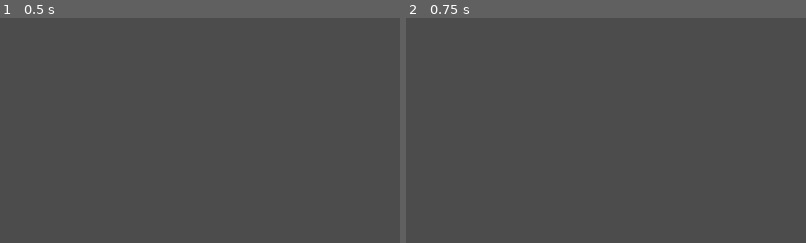
Above: before the commit, frames 1-2 (left to right).
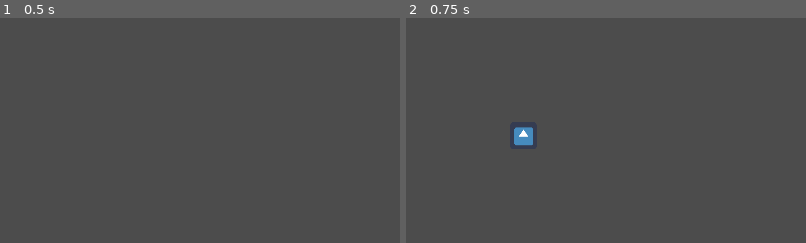
Above: after the commit, the same moments.

Repository: yimmit303/Creepy_Clown_Carnival
Game: Godot game, scene res://Minigames/Knife Game/Knife_Game.tscn
Same seed, same stepped clock (60 frames per second), same inputs: the game is played once before the commit and once after it. This scene is started directly instead of the project's main scene. The engine's default icon, where the game draws it, is replaced by a stand-in: a white triangle on a blue panel in a dark square.
Inputs (mouse positions are % of the whole screen's width and height, from its top left):
- Up to frame 1 (0.5 s): no input
- Up to frame 2 (0.75 s): tap Enter at 0.5 s; move the mouse to (72, 45) at 0.52 s; hold D (move_right) from 0.53 s (still down); tap E (select) at 0.6 s; click (72, 45) at 0.67 s
The pictures show only the part of the screen within x 0-50%, y 50-100%; the shares and areas given below are measured in that part.

Frame 1 is identical in both runs. In frame 2, 0.4% of the frame differs, in the area x 27-32%, y 48-57%.

Commit message:
fixed spawner

Diff:
--- a/Minigames/Knife Game/Knife_Spawner.gd
+++ b/Minigames/Knife Game/Knife_Spawner.gd
@@ -20,7 +20,6 @@
 		delay = max_delay
 		set_spawn = false
 		var new_knife = knife.instance()
-		new_knife.position = position
 		self.add_child(new_knife)
 	else:
 		delay -= delta
